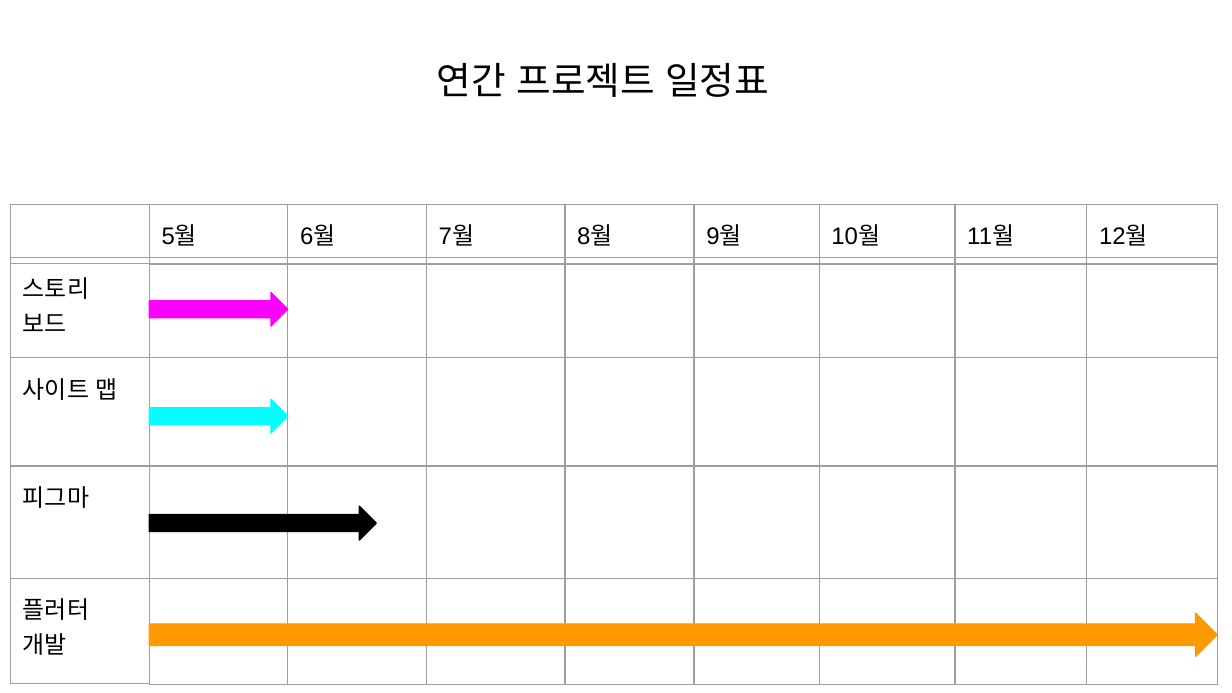
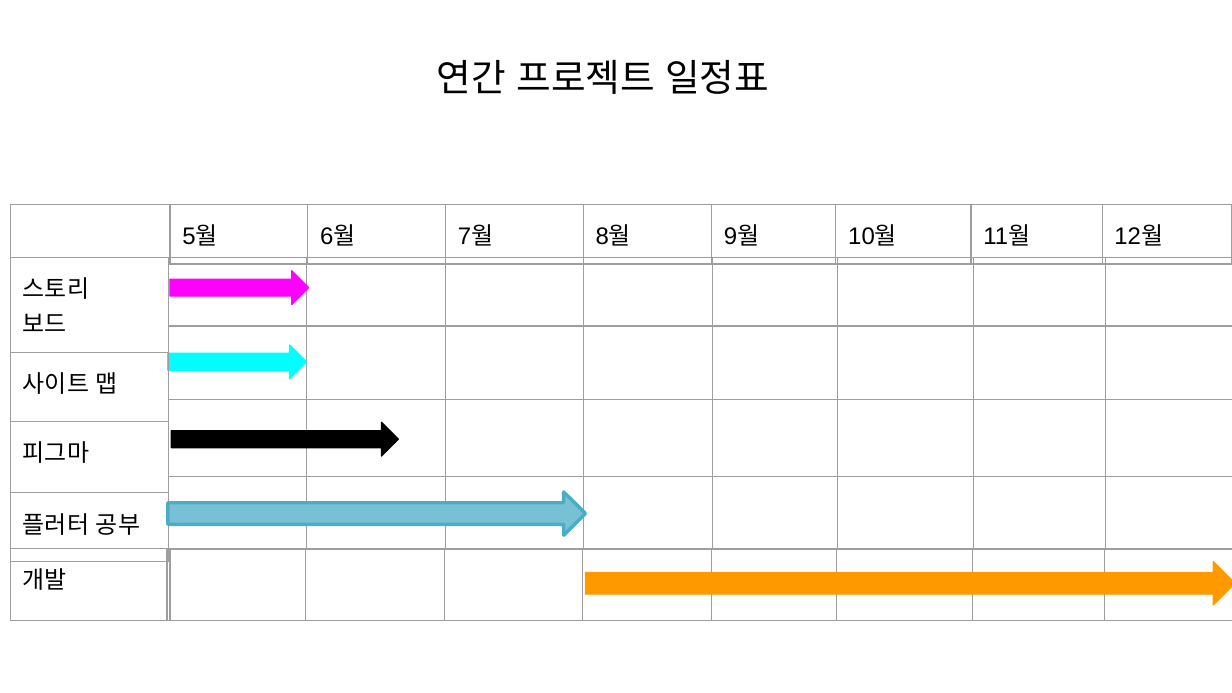
Before and after one commit to diadntjr/HealMeApplication, a slide deck: slide 21 of 전공동아리_중간발표.pptx. Drawn at 1232x693 pixels with LibreOffice and Linux fonts; fonts in the diff are those of the drawing. Boxes give left, top, right and bottom in pixels: in the first picture for what was removed or moved away, otherwise in the second. Text is boxed around its words. In the diff, an @@ line names an element or a change of style, - is before the commit and + after.

```diff
--- a/전공동아리_중간발표.pptx
+++ b/전공동아리_중간발표.pptx
@@ table resized from (x1=11, y1=205, x2=149, y2=609) to (x1=11, y1=205, x2=170, y2=257) @@
@@ table resized from (x1=149, y1=205, x2=1215, y2=609) to (x1=170, y1=205, x2=1232, y2=257) @@
@@ table at (x1=11, y1=257, x2=169, y2=548) @@
-row 4, column 1: 플러터 개발
+row 4, column 1: 플러터 공부
@@ table resized from (x1=11, y1=257, x2=149, y2=662) to (x1=11, y1=257, x2=169, y2=548) @@
@@ table resized from (x1=149, y1=257, x2=1215, y2=662) to (x1=168, y1=257, x2=1232, y2=548) @@
@@ right arrow moved from (x1=149, y1=292, x2=287, y2=325) to (x1=170, y1=271, x2=308, y2=304) @@
@@ right arrow moved from (x1=149, y1=399, x2=287, y2=432) to (x1=168, y1=345, x2=306, y2=378) @@
@@ right arrow moved from (x1=149, y1=506, x2=376, y2=540) to (x1=171, y1=423, x2=398, y2=456) @@
@@ right arrow added at (x1=168, y1=492, x2=585, y2=535), fill #78C1D4, outline #4BACC6 2 pt @@
@@ table added at (x1=11, y1=548, x2=170, y2=621), 1 rows, 1 columns @@
+개발
@@ table added at (x1=168, y1=548, x2=1232, y2=621), 1 rows, 8 columns @@
+ |  |  |  |  |  |  | 
@@ right arrow resized from (x1=149, y1=614, x2=1217, y2=657) to (x1=585, y1=562, x2=1232, y2=605) @@
```
Also in this commit, not shown: 1 other slide changed, 1 other file.
